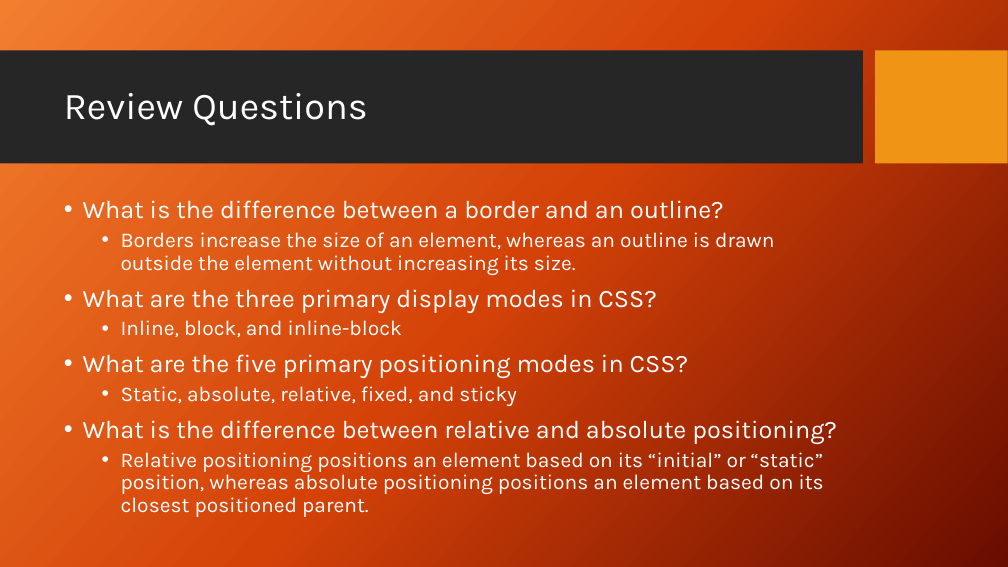
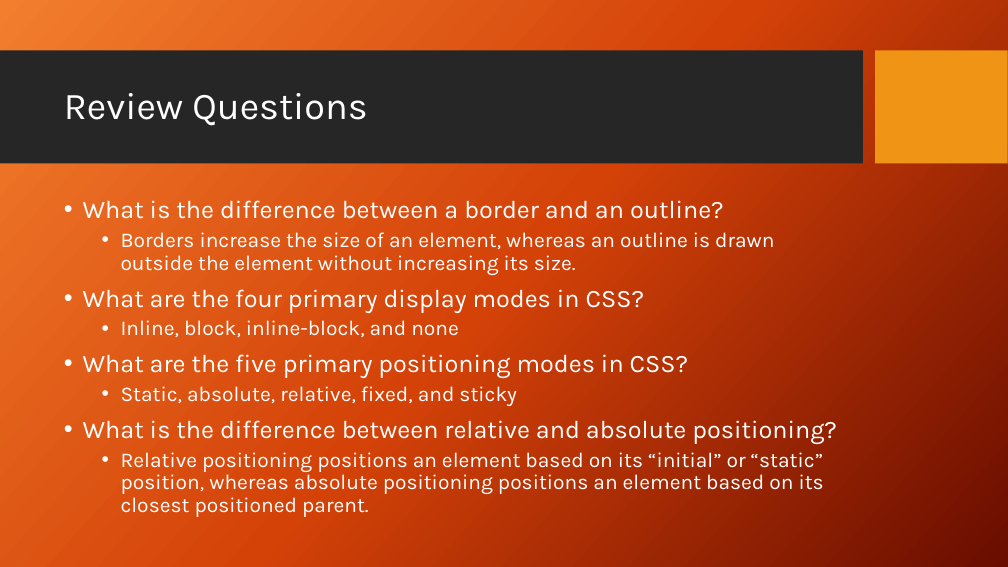
Before and after one commit to dakotacookenmaster/skillsusa-trainings-2021-2022, a slide deck: slide 6 of Lecture 4 - Advanced CSS/SkillsUSA – Lecture 4.pptx. Drawn at 1008x567 pixels with LibreOffice and Linux fonts; fonts in the diff are those of the drawing; background and template pictures are left out. Boxes give left, top, right and bottom in pixels: in the first picture for what was removed or moved away, otherwise in the second. Text is boxed around its words. In the diff, an @@ line names an element or a change of style, - is before the commit and + after.

Commit message:
Lecture 4 updates.

```diff
--- a/Lecture 4 - Advanced CSS/SkillsUSA – Lecture 4.pptx
+++ b/Lecture 4 - Advanced CSS/SkillsUSA – Lecture 4.pptx
@@ text at (83, 289, 644, 337): text changed @@
-• What are the three primary display modes in CSS?
-  • Inline, block, and inline-block
+• What are the four primary display modes in CSS?
+  • Inline, block, inline-block, and none
```
Also in this commit, not shown: 1 other slide changed.
